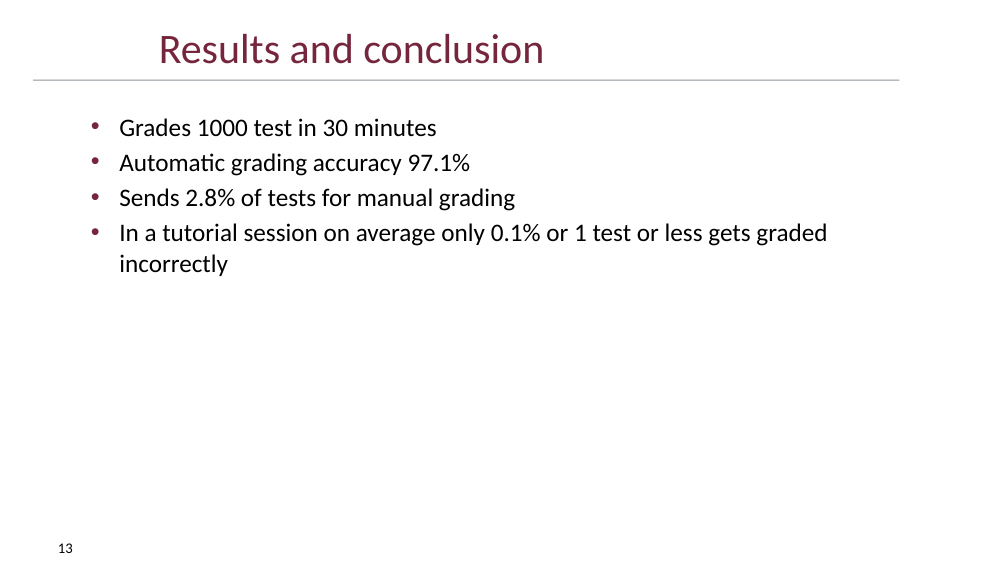
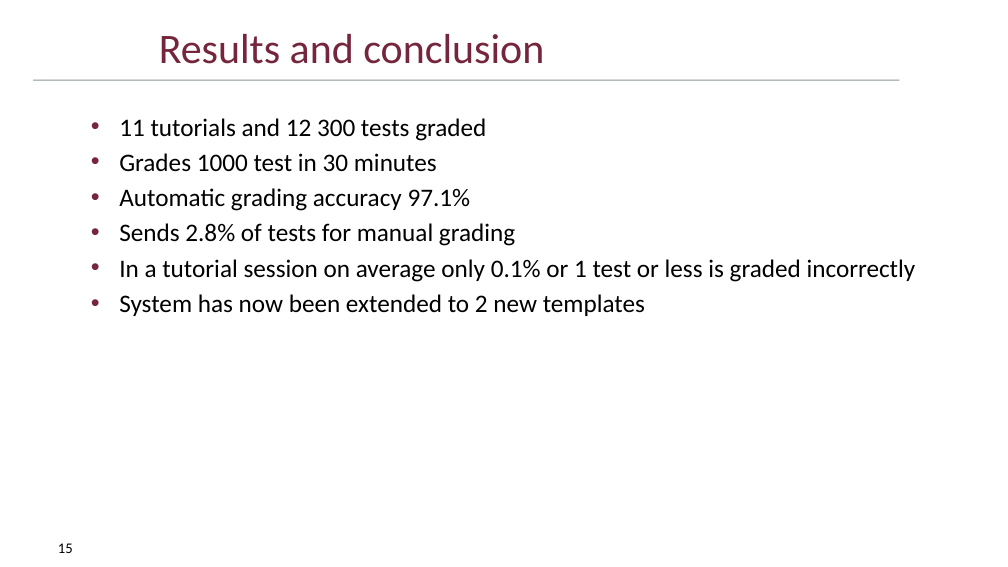
Before and after one commit to DriesSmit/SkripsieReport, a slide deck: slide 15 of OralExamination/SkripsieOral_APSmit.pptx (slide 13 before the commit). Drawn at 1008x567 pixels with LibreOffice and Linux fonts; fonts in the diff are those of the drawing; background and template pictures are left out. Boxes give left, top, right and bottom in pixels: in the first picture for what was removed or moved away, otherwise in the second. Text is boxed around its words. In the diff, an @@ line names an element or a change of style, - is before the commit and + after.

```diff
--- a/OralExamination/SkripsieOral_APSmit.pptx
+++ b/OralExamination/SkripsieOral_APSmit.pptx
@@ text at (x1=119, y1=118, x2=486, y2=141): paragraph added @@
+• 11 tutorials and 12 300 tests graded
@@ text at (x1=119, y1=259, x2=916, y2=316): text changed @@
-• In a tutorial session on average only 0.1% or 1 test or less gets graded incorrectly
+• In a tutorial session on average only 0.1% or 1 test or less is graded incorrectly
+• System has now been extended to 2 new templates
@@ page number at (x1=58, y1=543, x2=73, y2=553): text changed @@
-13
+15
```
Also in this commit, not shown: 2 other slides changed, 2 slides added.
